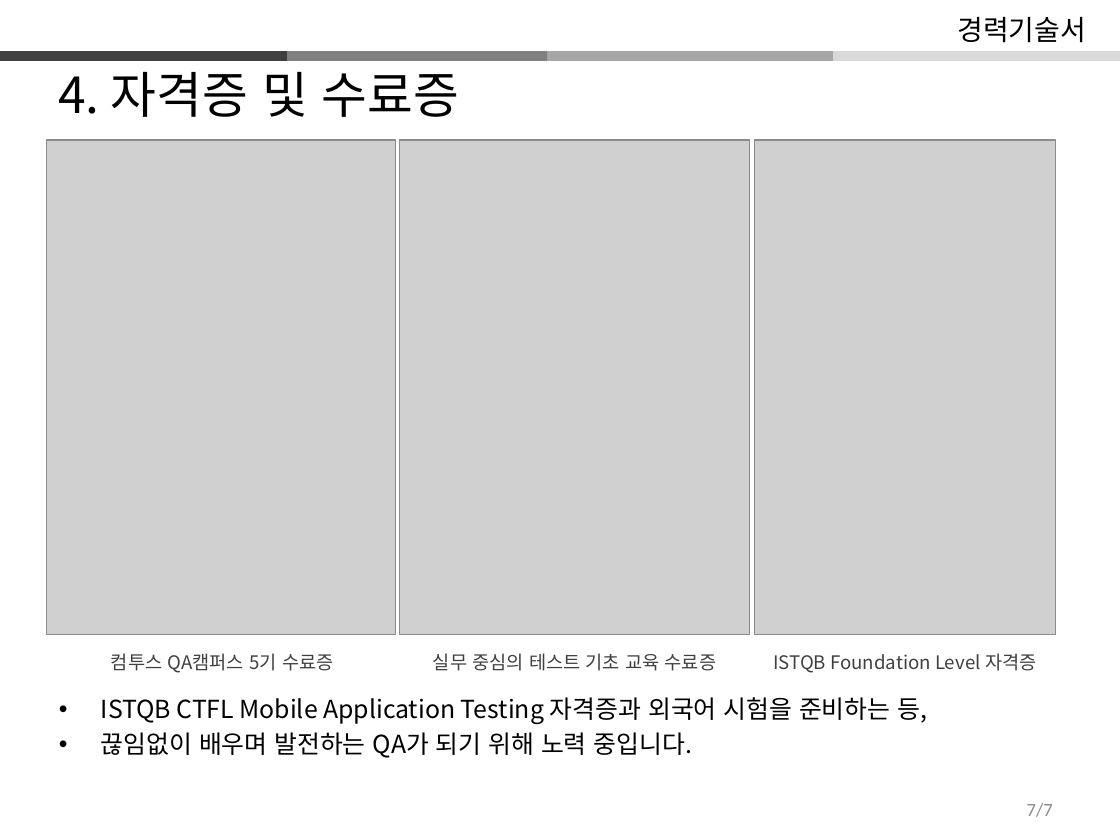
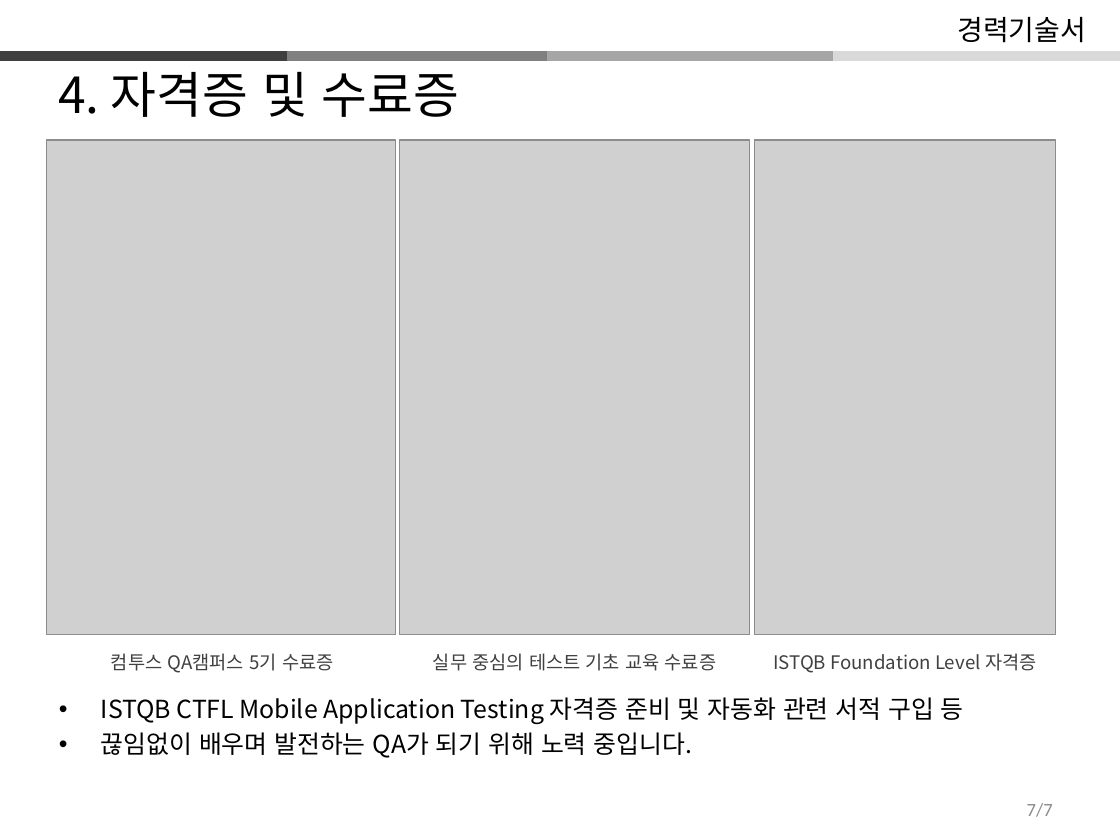
Before and after one commit to Karkang/YeongHun_portfolio, a slide deck: slide 7 of 현재 작성 파일/경력기술서_강영훈_250630.pptx. Drawn at 1120x840 pixels with LibreOffice and Linux fonts; fonts in the diff are those of the drawing; grey boxes stand for pictures. Boxes give left, top, right and bottom in pixels: in the first picture for what was removed or moved away, otherwise in the second. Text is boxed around its words. In the diff, an @@ line names an element or a change of style, - is before the commit and + after.

```diff
--- a/현재 작성 파일/경력기술서_강영훈_250630.pptx
+++ b/현재 작성 파일/경력기술서_강영훈_250630.pptx
@@ text at [101, 697, 964, 725]: text changed @@
-• ISTQB CTFL Mobile Application Testing 자격증과 외국어 시험을 준비하는 등,
+• ISTQB CTFL Mobile Application Testing 자격증 준비 및 자동화 관련 서적 구입 등
```
Also in this commit, not shown: 1 other file.
